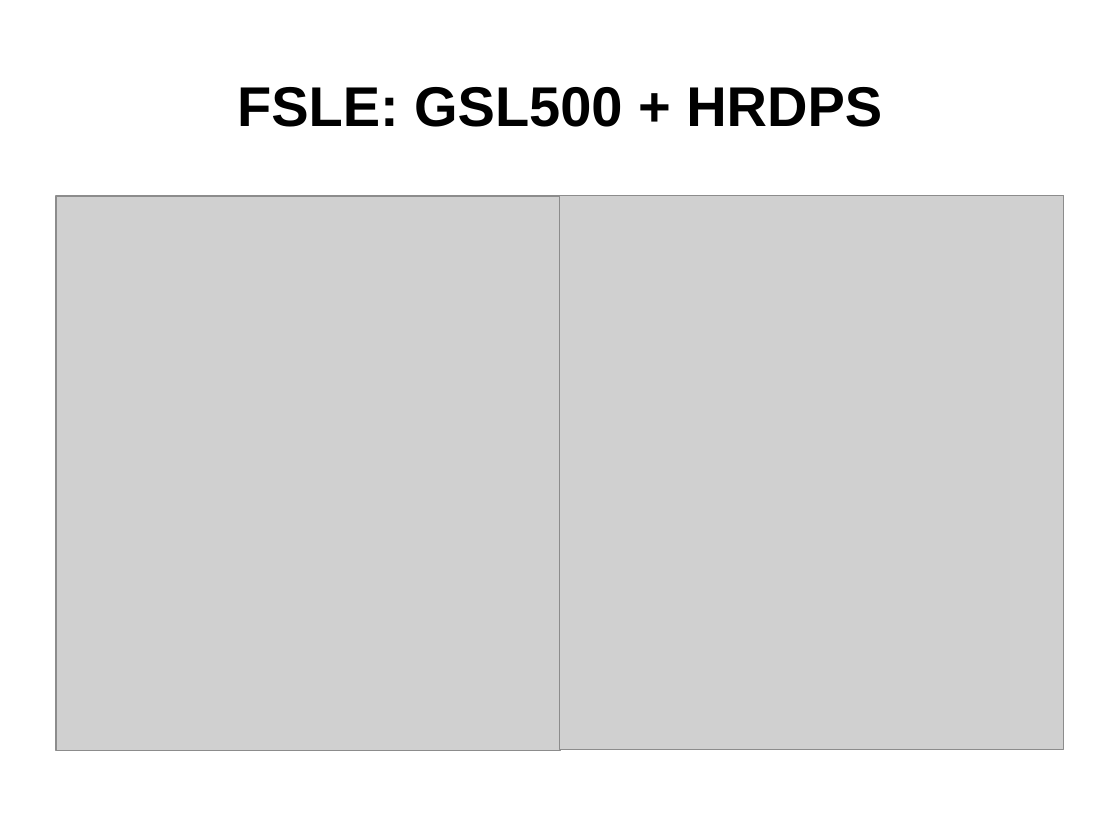
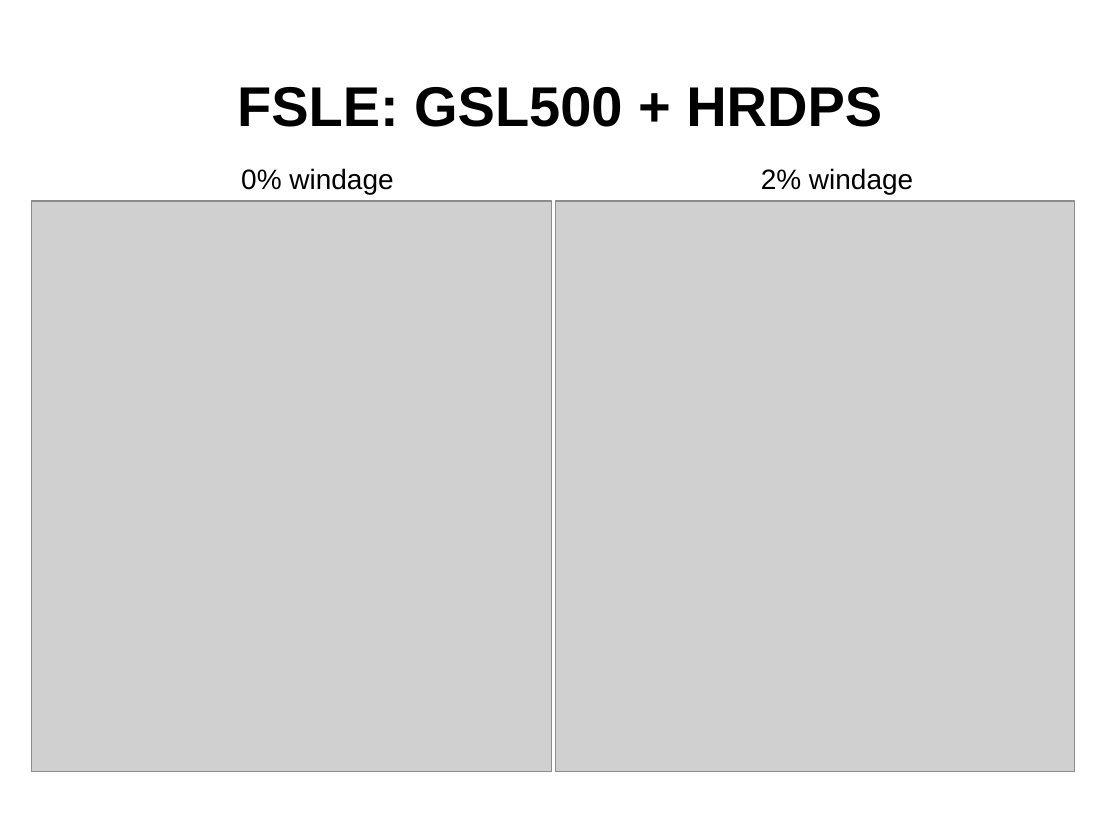
Before and after one commit to nsoontie/velocity-error, a slide deck: slide 17 of presentations/MOI-CONCEPTS-2021/Soontiens_Sutherland_drift_DFO-MOI.pptx. Drawn at 1120x840 pixels with LibreOffice and Linux fonts; fonts in the diff are those of the drawing; grey boxes stand for pictures; background and template pictures are left out. Boxes give left, top, right and bottom in pixels: in the first picture for what was removed or moved away, otherwise in the second. Text is boxed around its words. In the diff, an @@ line names an element or a change of style, - is before the commit and + after.

```diff
--- a/presentations/MOI-CONCEPTS-2021/Soontiens_Sutherland_drift_DFO-MOI.pptx
+++ b/presentations/MOI-CONCEPTS-2021/Soontiens_Sutherland_drift_DFO-MOI.pptx
@@ text added at [241,168,393,194], 18 pt, text #000000 @@
+0% windage
@@ text added at [761,168,913,194], 18 pt, text #000000 @@
+2% windage
@@ picture: place and size @@
-picture at [56,196,560,750]
+picture at [31,202,551,773]
@@ picture: place and size @@
-picture at [560,195,1064,749]
+picture at [556,202,1075,773]
```
Also in this commit, not shown: 8 other slides changed.
